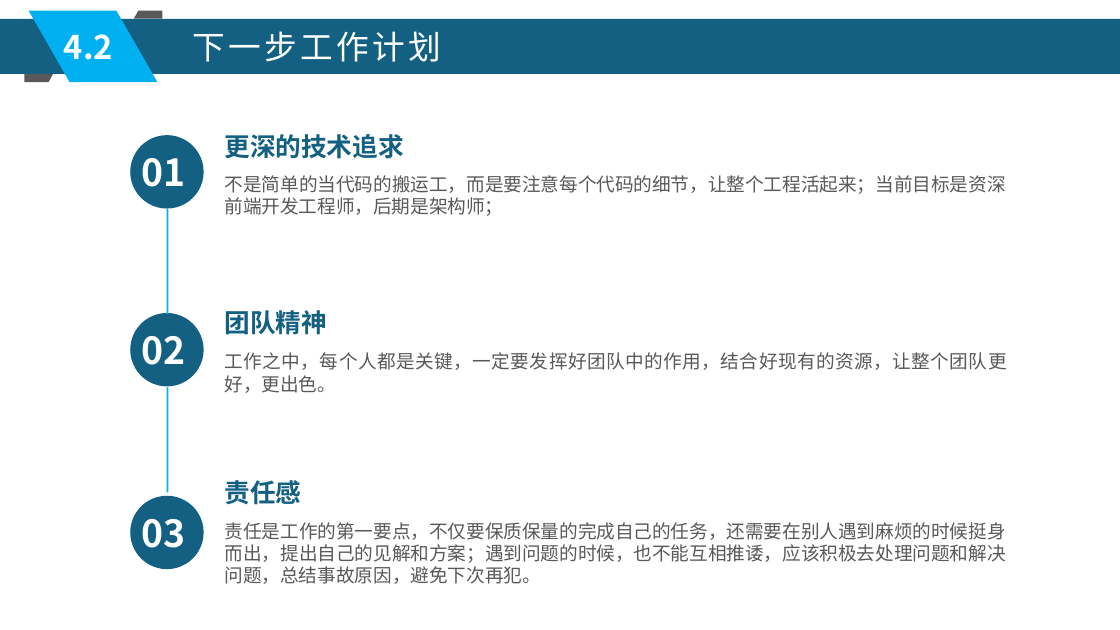
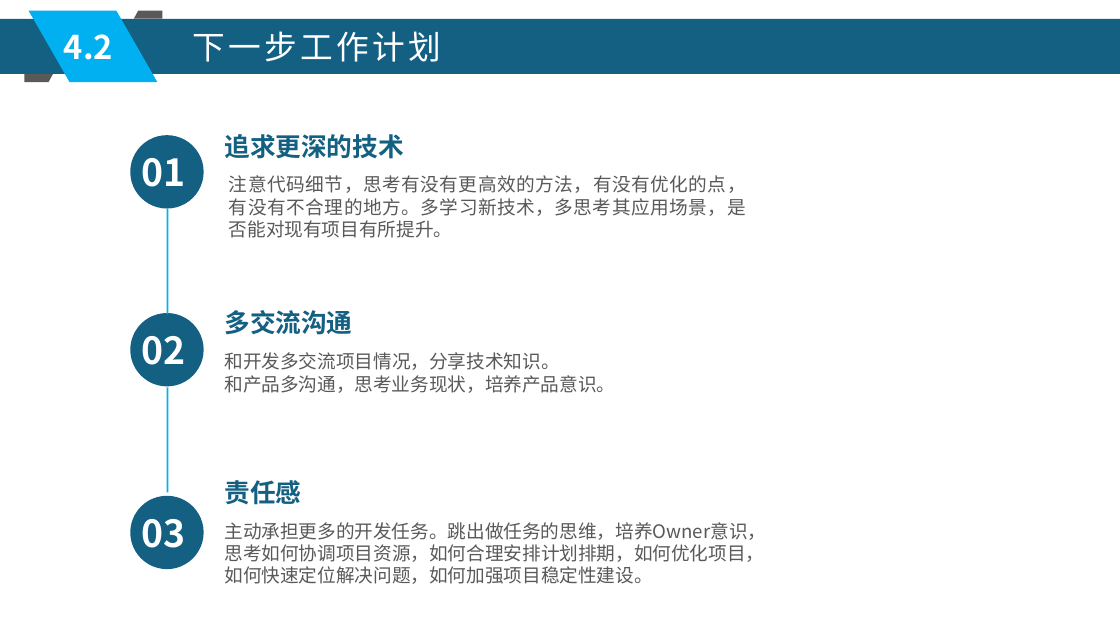
Before and after one commit to xljnc/husky-starter, a slide deck: slide 16 of doc/zzdb.pptx. Drawn at 1120x630 pixels with LibreOffice and Linux fonts; fonts in the diff are those of the drawing. Boxes give left, top, right and bottom in pixels: in the first picture for what was removed or moved away, otherwise in the second. Text is boxed around its words. In the diff, an @@ line names an element or a change of style, - is before the commit and + after.

```diff
--- a/doc/zzdb.pptx
+++ b/doc/zzdb.pptx
@@ text at [224,134,403,159]: text changed @@
-更深的技术追求
+追求更深的技术
@@ text removed at [224,175,1005,216] @@
-不是简单的当代码的搬运工，而是要注意每个代码的细节，让整个工程活起来；当前目标是资深前端开发工程师，后期是架构师；
@@ text added at [229,175,746,238], 16 pt, text #595959 @@
+注意代码细节，思考有没有更高效的方法，有没有优化的点，有没有不合理的地方。多学习新技术，多思考其应用场景，是否能对现有项目有所提升。
@@ text removed at [224,310,327,335] @@
-团队精神
@@ text added at [225,310,353,335], 22 pt, text #136083, bold @@
+多交流沟通
@@ text at [225,352,616,393]: text changed @@
-工作之中，每个人都是关键，一定要发挥好团队中的作用，结合好现有的资源，让整个团队更好，更出色。
+和开发多交流项目情况，分享技术知识。
+和产品多沟通，思考业务现状，培养产品意识。
@@ text at [225,522,767,584]: text changed @@
-责任是工作的第一要点，不仅要保质保量的完成自己的任务，还需要在别人遇到麻烦的时候挺身而出，提出自己的见解和方案；遇到问题的时候，也不能互相推诿，应该积极去处理问题和解决问题，总结事故原因，避免下次再犯。
+主动承担更多的开发任务。跳出做任务的思维，培养Owner意识，
+思考如何协调项目资源，如何合理安排计划排期，如何优化项目，
+如何快速定位解决问题，如何加强项目稳定性建设。
```
Also in this commit, not shown: 15 other slides changed.
